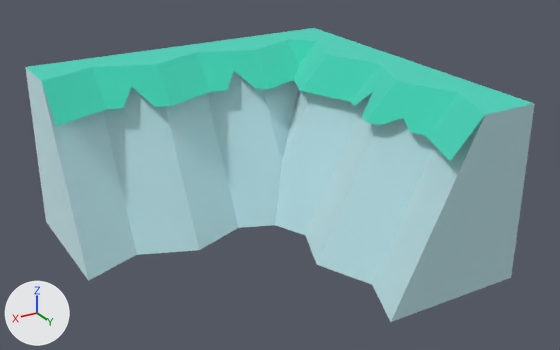
One commit to the glTF model public/models/nf2/nature/cliff_halfCornerInner_stone.glb: the scene before it, then after it.
Before and after are seen from a camera (50 mm lens) standing at (0.997, 1.761, 1.05) and looking at (-0.041, 0.032, 0.186). Arrows for +X, +Y and +Z are at lower left; the lights stay in place. The picture after the commit comes second. Where no turn or scale is listed for an object, it has been applied to the vertices.

Objects in the first picture: 'cliff_halfCornerInner_stone'.
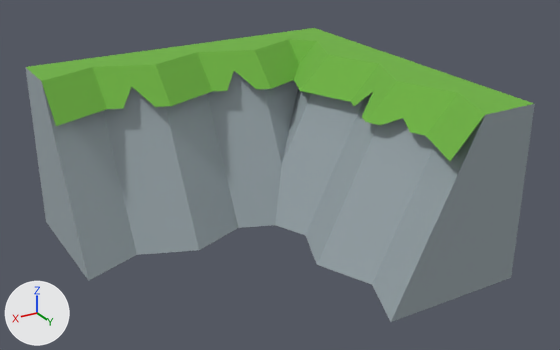
Location of each change, [x1, y1, x2, y2] in pixels of the pictures (560 x 350 px):
'cliff_halfCornerInner_stone', recoloured, surface changed (darker)
    both: [26, 28, 535, 322]

What changed in the scene script:
```text
Change mat_stone:
    mat_stone.metallic: 1.0 -> 0.0
    mat_stone.base_color: (0.722, 0.886, 0.91) -> (0.323, 0.381, 0.407)  # pale blue #ddf2f5 -> grey #9aa6ab
Change mat_grass:
    mat_grass.metallic: 1.0 -> 0.0
    mat_grass.base_color: (0.173, 0.847, 0.722) -> (0.159, 0.451, 0.0513)  # cyan #73eddd -> green #6fb340
Remove ob_tmpparent:
    ob_tmpparent = bpy.data.objects.new('tmpParent', None)
    ob_tmpparent.location = (0.0, 0.0, 0.0)
```
